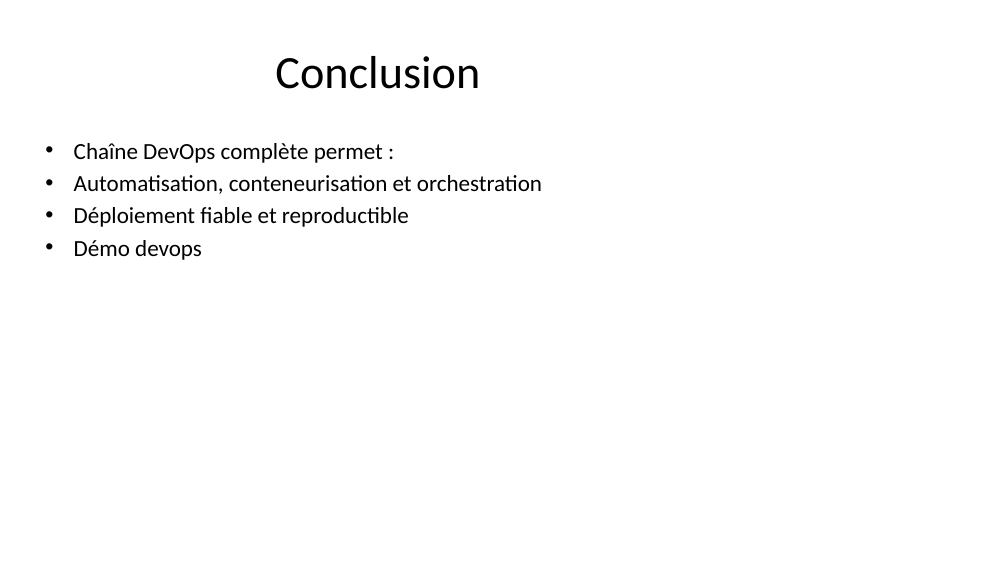
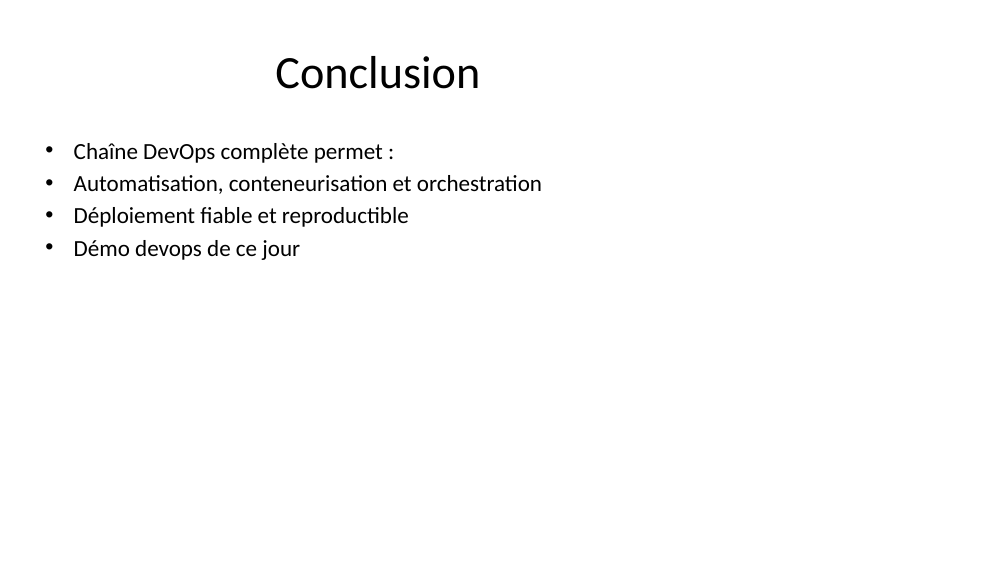
Before and after one commit to kwame-agban/taskmanager-microservices-devops, a slide deck: slide 12 of video et fichiers à publier/Presentation_DevOps_TaskManager_Microservices.pptx. Drawn at 1008x567 pixels with LibreOffice and Linux fonts; fonts in the diff are those of the drawing. Boxes give left, top, right and bottom in pixels: in the first picture for what was removed or moved away, otherwise in the second. Text is boxed around its words. In the diff, an @@ line names an element or a change of style, - is before the commit and + after.

Commit message:
Demo de devops de ce jour

```diff
--- a/video et fichiers à publier/Presentation_DevOps_TaskManager_Microservices.pptx
+++ b/video et fichiers à publier/Presentation_DevOps_TaskManager_Microservices.pptx
@@ text at [74,240,300,260]: text changed @@
-• Démo devops
+• Démo devops de ce jour
```
